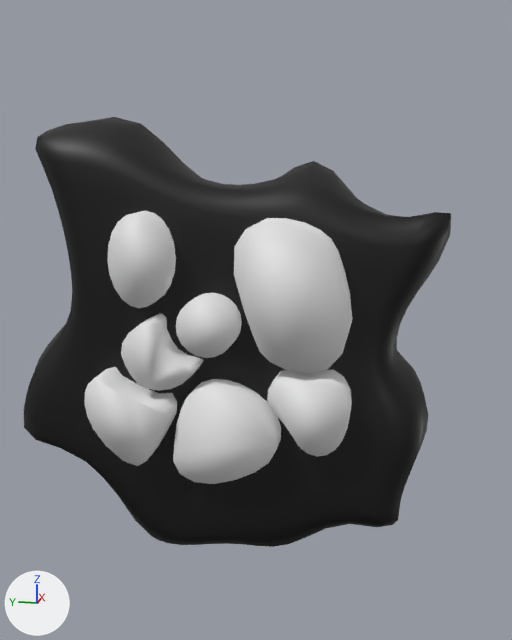
An edit to the FBX model SibJam2026/Assets/Content/Models/Klyaksa.fbx, drawn before and after from the same camera.
Rendered twice from a 50 mm camera at (-2.46, -0.63, 0.89) aimed at (-0.02, -0.14, 0.28). Every picture has the same lights, and +X, +Y and +Z are marked at lower left. The picture after the commit comes second. Shape keys are drawn at the values saved in each file.

Objects in the first picture: 'Klyaksa'.
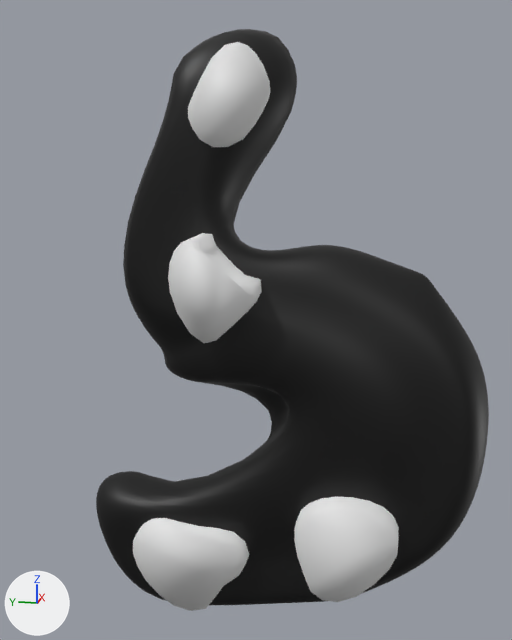
Location of each change, (x1, y1, x2, y2) in pixels of the pictures (512 x 640 px):
'Klyaksa', reshaped (8% narrower, 35% taller)
    before: (24, 117, 451, 547)
    after: (96, 29, 489, 611)

The change, as a list of edits to the scene's bpy script:
```text
Change key_0_key_4:
    where key_0_key_4 = bpy.data.objects['Klyaksa'].data.shape_keys.key_blocks['Key 4']
    key_0_key_4.value: 0.0 -> 1.0
```
